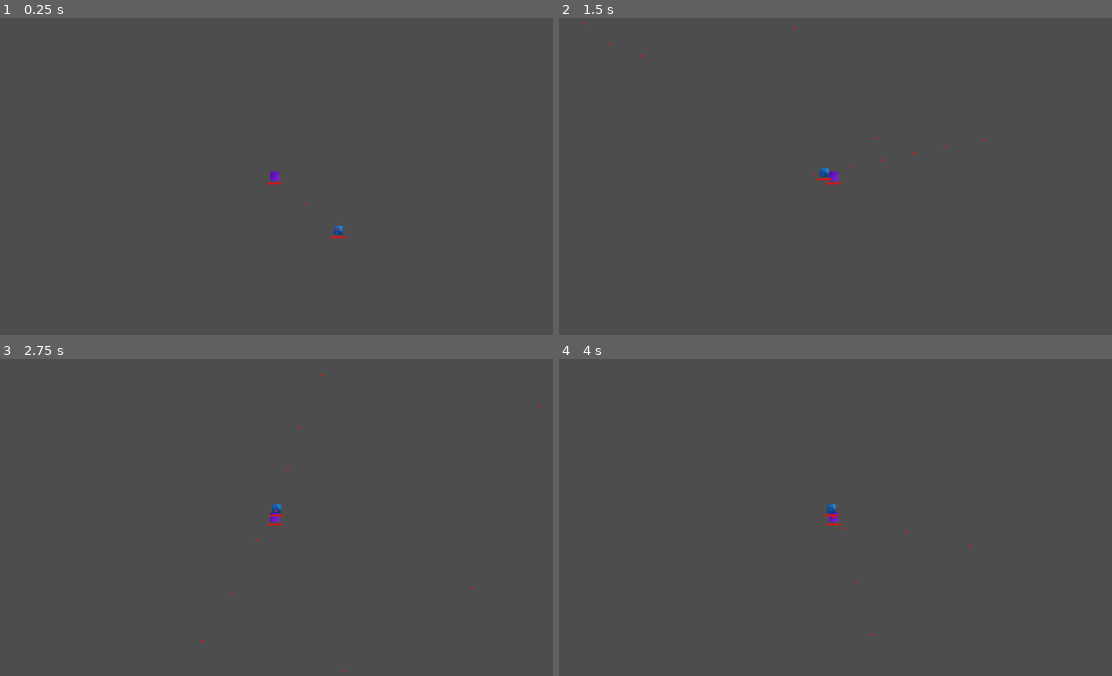
Above: before the commit, frames 1-4 (two rows, left to right).
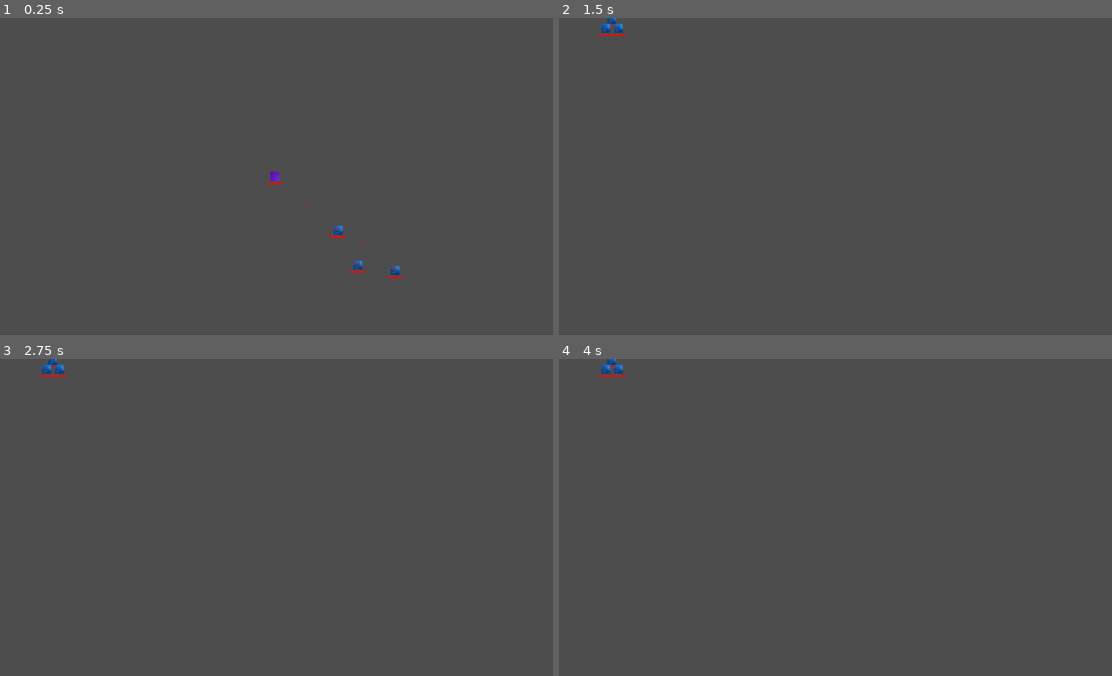
Above: after the commit, the same moments.

Repository: M-E-7/mob-fighter
Game: Godot game, scene res://Levels/basic_level.tscn
The game is run twice, just before and just after one commit, with the same random seed, the same clock (stepped at 60 frames per second) and the same inputs.
Inputs (mouse positions are in pixels of both pictures, inside the frame that each line leads up to):
- Up to frame 1 (0.25 s): no input
- Up to frame 2 (1.5 s): move the mouse to (957, 160) at 0.52 s; press the mouse at (957, 160) at 0.53 s; hold Right (ui_right) 0.53-1.28 s; move the mouse to (719, 192) at 1.27 s; release the mouse at (719, 192) at 1.28 s; hold Down (ui_down) from 1.28 s (still down); click (719, 192) at 1.35 s
- Up to frame 3 (2.75 s): tap Enter at 2 s; move the mouse to (331, 447) at 2.02 s; release Down (ui_down) at 2.03 s; press the mouse at (331, 447) at 2.03 s; hold Right (ui_right) from 2.03 s (still down)
- Up to frame 4 (4 s): move the mouse to (807, 580) at 2.77 s; release Right (ui_right) at 2.78 s; release the mouse at (807, 580) at 2.78 s; hold Up (ui_up) 2.78-3.53 s; click (807, 580) at 2.85 s; move the mouse to (1001, 565) at 3.52 s; press the mouse at (1001, 565) at 3.53 s; hold Left (ui_left) from 3.53 s (still down)

The runs differ from the first frame. In frame 1, 0.1% of the frame differs, in the area x 59-73%, y 67-83%; in frame 2, 0.3%, in the area x 4-77%, y 0-53%; in frame 3, 0.3%; in frame 4, 0.3%.

Commit message:
added hurtbox and losing health

Diff:
--- a/Components/enemy_shoot_component.gd
+++ b/Components/enemy_shoot_component.gd
@@ -31,7 +31,7 @@
 	var bullet: Bullet = bullet_scene.instantiate()
 	var direction := (player.global_position - entity.global_position).normalized()
 
-	bullet.setup(direction, entity.bullet_damage)
+	bullet.setup(direction, entity.bullet_damage, entity)
 
 	entity.get_tree().current_scene.add_child(bullet)
 	bullet.global_position = entity.global_position
--- /dev/null
+++ b/Components/hurtbox_component.gd
@@ -0,0 +1,9 @@
+extends Area2D
+class_name HurtboxComponent
+## Component that detects incoming damage and signals up to the entity
+
+signal damaged(amount: float)
+
+
+func take_damage(amount: float) -> void:
+	damaged.emit(amount)
--- a/Components/player_shoot_component.gd
+++ b/Components/player_shoot_component.gd
@@ -24,7 +24,7 @@
 	var mouse_pos := entity.get_global_mouse_position()
 	var direction := (mouse_pos - entity.global_position).normalized()
 
-	bullet.setup(direction, entity.bullet_damage)
+	bullet.setup(direction, entity.bullet_damage, entity)
 
 	entity.get_tree().current_scene.add_child(bullet)
 	bullet.global_position = entity.global_position
--- a/Entities/BasicEnemy/enemy.gd
+++ b/Entities/BasicEnemy/enemy.gd
@@ -1,2 +1,10 @@
 extends Entity
 ## Enemy entity that chases and shoots at the player
+
+
+func _ready() -> void:
+	add_to_group("enemy")
+	if healthComponent:
+		healthComponent.died.connect(queue_free)
+	if hurtboxComponent:
+		hurtboxComponent.damaged.connect(take_damage)
--- a/Entities/BasicEnemy/enemy.tscn
+++ b/Entities/BasicEnemy/enemy.tscn
@@ -8,14 +8,19 @@
 [ext_resource type="Script" uid="uid://c1qjt0tm70hgk" path="res://Components/health_component.gd" id="5_phteo"]
 [ext_resource type="Script" uid="uid://dj35xi6x81jor" path="res://Components/enemy_shoot_component.gd" id="6_jn3v6"]
 [ext_resource type="PackedScene" uid="uid://bw4k36ug8v1ji" path="res://Entities/Projectiles/bullet.tscn" id="7_s5wyf"]
+[ext_resource type="Script" uid="uid://dhrtbx7comp1a" path="res://Components/hurtbox_component.gd" id="8_hurtbox"]
 
 [sub_resource type="RectangleShape2D" id="RectangleShape2D_nj7y0"]
 size = Vector2(18, 18)
 
-[node name="Enemy" type="CharacterBody2D" unique_id=179062938 node_paths=PackedStringArray("healthComponent", "healthDisplayComponent")]
+[sub_resource type="RectangleShape2D" id="RectangleShape2D_hurtbox"]
+size = Vector2(18, 18)
+
+[node name="Enemy" type="CharacterBody2D" unique_id=179062938 node_paths=PackedStringArray("healthComponent", "healthDisplayComponent", "hurtboxComponent")]
 script = ExtResource("1_kra7d")
 healthComponent = NodePath("Group_HealthComponents/HealthComponent")
 healthDisplayComponent = NodePath("Group_DisplayComponents/HealthDisplayComponent")
+hurtboxComponent = NodePath("Group_HealthComponents/HurtboxComponent")
 
 [node name="CollisionShape2D" type="CollisionShape2D" parent="." unique_id=1889304441]
 shape = SubResource("RectangleShape2D_nj7y0")
@@ -43,6 +48,14 @@
 
 [node name="Group_HealthComponents" type="Node2D" parent="." unique_id=2118772165]
 
+[node name="HurtboxComponent" type="Area2D" parent="Group_HealthComponents" unique_id=570960177]
+collision_layer = 2
+collision_mask = 0
+script = ExtResource("8_hurtbox")
+
+[node name="CollisionShape2D" type="CollisionShape2D" parent="Group_HealthComponents/HurtboxComponent" unique_id=272186007]
+shape = SubResource("RectangleShape2D_hurtbox")
+
 [node name="HealthComponent" type="Node" parent="Group_HealthComponents" unique_id=375520311 node_paths=PackedStringArray("entity", "healthDisplay")]
 script = ExtResource("5_phteo")
 entity = NodePath("../..")
--- a/Entities/Player/player.gd
+++ b/Entities/Player/player.gd
@@ -12,6 +12,7 @@
 
 @export_group("Health Settings")
 @export var movementComponent: PlayerMovementComponent
+@export var hurtboxComponent: HurtboxComponent
 @export var max_health: float = 100.0
 @export var starting_health: float = 100.0
 
@@ -26,16 +27,12 @@
 
 func _ready() -> void:
 	add_to_group("player")
-	print("Entity _ready() called")
-	print("Movement component exists: ", movementComponent != null)
-	# print("Facing component exists: ", facing != null)
+	if healthComponent:
+		healthComponent.died.connect(queue_free)
+	if hurtboxComponent:
+		hurtboxComponent.damaged.connect(take_damage)
 
 
-## Get the movement component
-# func get_movement_component() -> MovementComponent:
-# 	return movement
-
-
-## Get the facing component
-# func get_facing_component() -> FacingComponent:
-# 	return facing
+func take_damage(amount: float) -> void:
+	if healthComponent:
+		healthComponent.take_damage(amount)
--- a/Entities/Player/player.tscn
+++ b/Entities/Player/player.tscn
@@ -8,15 +8,20 @@
 [ext_resource type="Script" uid="uid://c1qjt0tm70hgk" path="res://Components/health_component.gd" id="5_5c2io"]
 [ext_resource type="Script" uid="uid://qwxp5u85wrrx" path="res://Components/player_shoot_component.gd" id="6_shoot"]
 [ext_resource type="PackedScene" uid="uid://bw4k36ug8v1ji" path="res://Entities/Projectiles/bullet.tscn" id="7_bullet"]
+[ext_resource type="Script" uid="uid://dhrtbx7comp1a" path="res://Components/hurtbox_component.gd" id="8_hurtbox"]
 
 [sub_resource type="RectangleShape2D" id="RectangleShape2D_mv1ah"]
 size = Vector2(18, 18)
 
-[node name="Player" type="CharacterBody2D" unique_id=1517977448 node_paths=PackedStringArray("healthComponent", "healthDisplayComponent", "movementComponent", "playerShootComponent")]
+[sub_resource type="RectangleShape2D" id="RectangleShape2D_hurtbox"]
+size = Vector2(18, 18)
+
+[node name="Player" type="CharacterBody2D" unique_id=1517977448 node_paths=PackedStringArray("healthComponent", "healthDisplayComponent", "movementComponent", "hurtboxComponent", "playerShootComponent")]
 script = ExtResource("1_player")
 healthComponent = NodePath("Group_HealthComponents/HealthComponent")
 healthDisplayComponent = NodePath("Group_DisplayComponents/HealthDisplayComponent")
 movementComponent = NodePath("Group_MovementComponents/PlayerMovementComponent")
+hurtboxComponent = NodePath("Group_HealthComponents/HurtboxComponent")
 playerShootComponent = NodePath("Group_CombatComponents/PlayerShootComponent")
 
 [node name="CollisionShape2D" type="CollisionShape2D" parent="." unique_id=1985241145]
@@ -45,6 +50,14 @@
 
 [node name="Group_HealthComponents" type="Node2D" parent="." unique_id=494937957]
 
+[node name="HurtboxComponent" type="Area2D" parent="Group_HealthComponents"]
+collision_layer = 2
+collision_mask = 0
+script = ExtResource("8_hurtbox")
+
+[node name="CollisionShape2D" type="CollisionShape2D" parent="Group_HealthComponents/HurtboxComponent"]
+shape = SubResource("RectangleShape2D_hurtbox")
+
 [node name="HealthComponent" type="Node" parent="Group_HealthComponents" unique_id=1768236817 node_paths=PackedStringArray("entity", "healthDisplay")]
 script = ExtResource("5_5c2io")
 entity = NodePath("../..")
--- a/Entities/Projectiles/bullet.gd
+++ b/Entities/Projectiles/bullet.gd
@@ -5,20 +5,35 @@
 var speed: float = 500.0
 var damage: float = 10.0
 var direction: Vector2 = Vector2.ZERO
+var source: Node2D
 
 
 func _physics_process(delta: float) -> void:
 	position += direction * speed * delta
 
 
-func setup(dir: Vector2, dmg: float, spd: float = 500.0) -> void:
+func setup(dir: Vector2, dmg: float, src: Node2D, spd: float = 500.0) -> void:
 	direction = dir.normalized()
 	damage = dmg
+	source = src
 	speed = spd
 	rotation = direction.angle()
 
 
-func _on_body_entered(body: Node2D) -> void:
-	if body.has_method("take_damage"):
-		body.take_damage(damage)
+func _on_area_entered(area: Area2D) -> void:
+	if area is HurtboxComponent:
+		var target := area.owner
+		if target == source:
+			return
+		if _same_team(target):
+			return
+		area.take_damage(damage)
 	queue_free()
+
+
+func _same_team(target: Node) -> bool:
+	if source.is_in_group("player") and target.is_in_group("player"):
+		return true
+	if source.is_in_group("enemy") and target.is_in_group("enemy"):
+		return true
+	return false
--- a/Entities/Projectiles/bullet.tscn
+++ b/Entities/Projectiles/bullet.tscn
@@ -20,4 +20,4 @@
 offset_bottom = 2.0
 color = Color(0.8, 0.1, 0.1, 1)
 
-[connection signal="body_entered" from="." to="." method="_on_body_entered"]
+[connection signal="area_entered" from="." to="." method="_on_area_entered"]
--- a/Levels/basic_level.tscn
+++ b/Levels/basic_level.tscn
@@ -11,3 +11,9 @@
 
 [node name="Enemy" parent="." unique_id=179062938 instance=ExtResource("2_b41s8")]
 position = Vector2(154, 131)
+
+[node name="Enemy2" parent="." unique_id=783160613 instance=ExtResource("2_b41s8")]
+position = Vector2(271, 211)
+
+[node name="Enemy3" parent="." unique_id=1384368408 instance=ExtResource("2_b41s8")]
+position = Vector2(192, 204)
Not shown, added: Components/hurtbox_component.gd.uid
